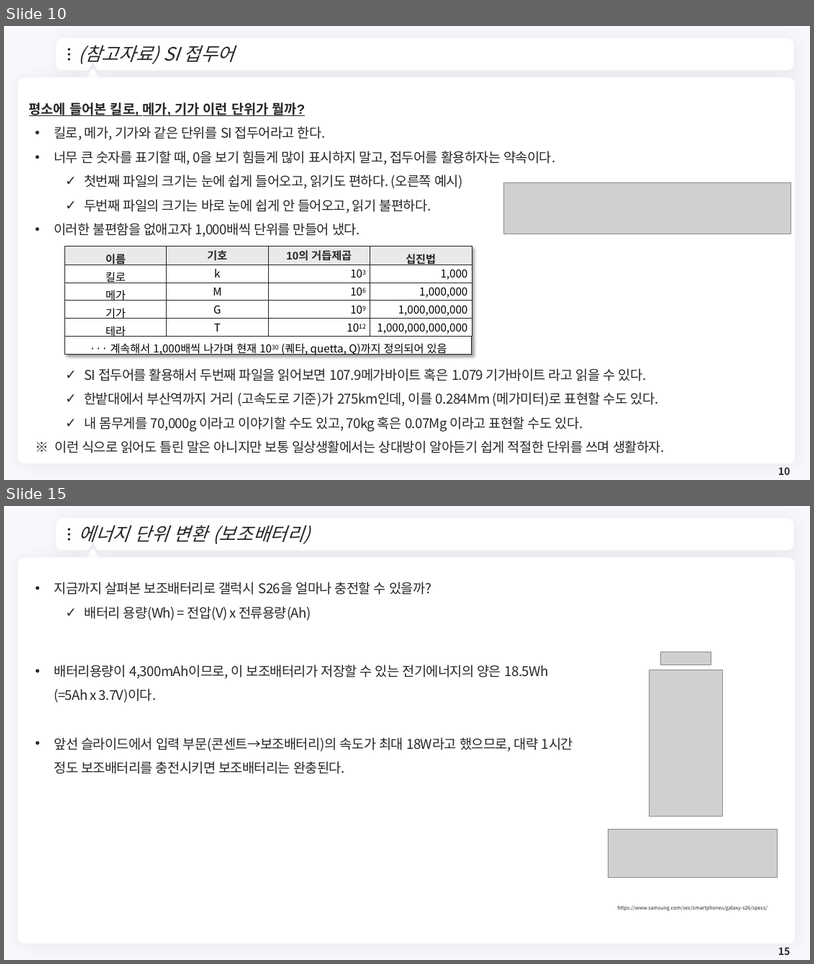
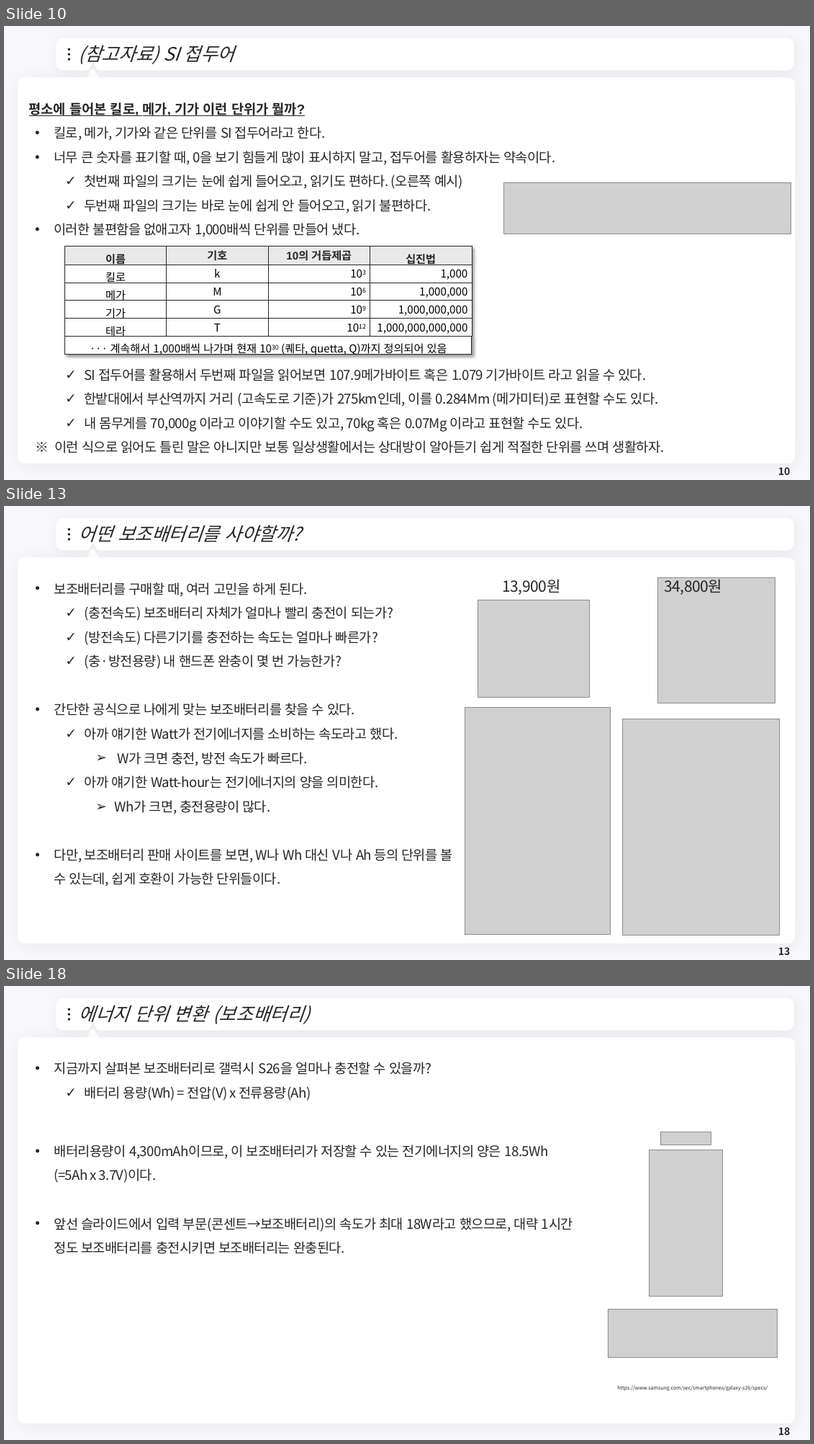
Before and after one commit to meandthey/Teaching, a slide deck: 에너지경제학/자원에너지경제학_Chapter_1.pptx. Shown one above the other, each under a label of ours: slides 10 and 15 before the commit, slides 10, 13 and 18 after it; the slides between them are not shown. The pictures are 814x964 and 814x1444 pixels, drawn with LibreOffice and Linux fonts; fonts in the diff are those of the drawing; grey boxes stand for pictures; background and template pictures are left out. Boxes give left, top, right and bottom in pixels: in the first picture for what was removed or moved away, otherwise in the second. Text is boxed around its words. In the diff, an @@ line names an element or a change of style, - is before the commit and + after.

```diff
--- a/에너지경제학/자원에너지경제학_Chapter_1.pptx
+++ b/에너지경제학/자원에너지경제학_Chapter_1.pptx
@@ slide 13 added at [4,506,810,960], background #F8F7FC; not listed: 7 template elements that a slide beside it also shows @@
@@ title added at [79,525,301,542], 22 pt, text #262626, italic @@
+어떤 보조배터리를 사야할까?
@@ text added at [54,582,453,886], 16 pt, text #262626 @@
+• 보조배터리를 구매할 때, 여러 고민을 하게 된다.
+  ✓ (충전속도) 보조배터리 자체가 얼마나 빨리 충전이 되는가?
+  ✓ (방전속도) 다른기기를 충전하는 속도는 얼마나 빠른가?
+  ✓ (충·방전용량) 내 핸드폰 완충이 몇 번 가능한가?
+• 간단한 공식으로 나에게 맞는 보조배터리를 찾을 수 있다.
+  ✓ 아까 얘기한 Watt가 전기에너지를 소비하는 속도라고 했다.
+    ➢ W가 크면 충전, 방전 속도가 빠르다.
+  ✓ 아까 얘기한 Watt-hour는 전기에너지의 양을 의미한다.
+    ➢ Wh가 크면, 충전용량이 많다.
+• 다만, 보조배터리 판매 사이트를 보면, W나 Wh 대신 V나 Ah 등의 단위를 볼 수 있는데, 쉽게 호환이 가능한 단위들이다.
@@ text added at [503,579,561,595], 18 pt, text #262626 @@
+13,900원
@@ picture added at [658,577,775,703] @@
@@ text added at [665,577,723,595], 18 pt, text #262626 @@
+34,800원
@@ picture added at [478,600,590,698] @@
@@ picture added at [466,708,611,935] @@
@@ picture added at [623,719,779,935] @@
@@ page number added at [779,947,790,955], 12 pt, text #262626, bold @@
+13
@@ what was slide 15 is now slide 18 @@
```
Also in this commit, not shown: 4 slides changed, 3 other slides added.
